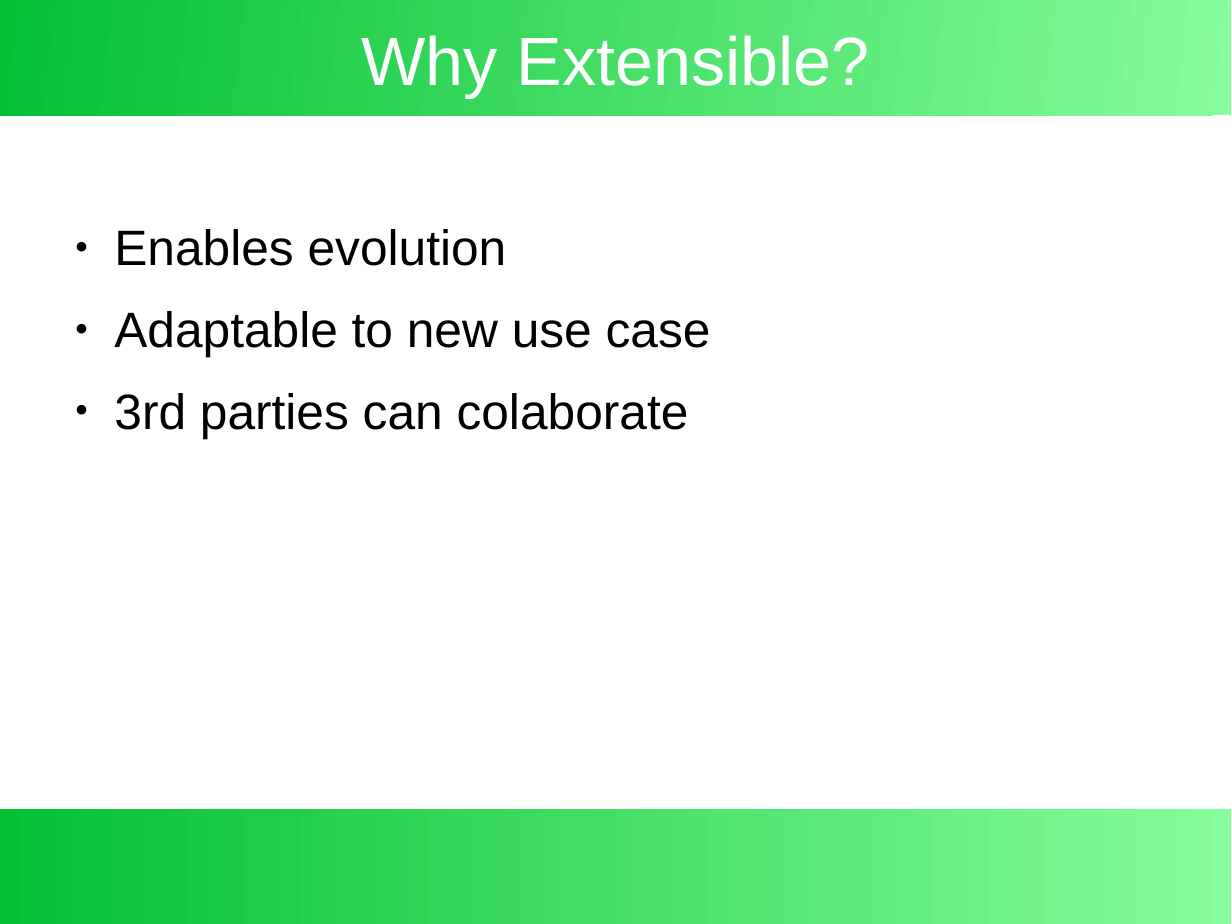
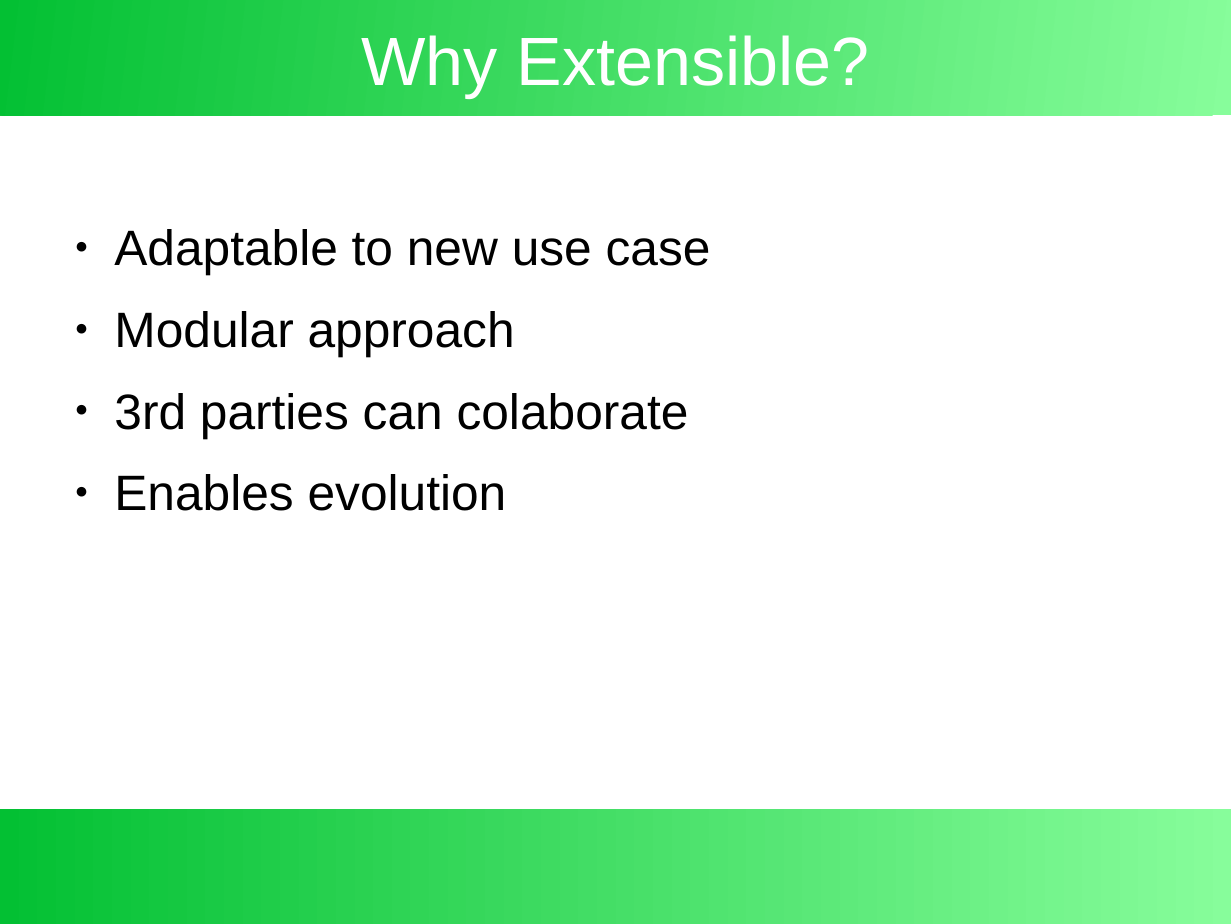
Before and after one commit to exbin/exbin-doc, a slide deck: slide 4 of presentation/exbin-overview.odp (slide 5 before the commit). Drawn at 1232x924 pixels with LibreOffice and Linux fonts; fonts in the diff are those of the drawing. Boxes give left, top, right and bottom in pixels: in the first picture for what was removed or moved away, otherwise in the second. Text is boxed around its words. In the diff, an @@ line names an element or a change of style, - is before the commit and + after.

```diff
--- a/presentation/exbin-overview.odp
+++ b/presentation/exbin-overview.odp
@@ text at bbox=[114, 229, 711, 438]: paragraphs added @@
+● Adaptable to new use case
+● Modular approach
+● 3rd parties can colaborate
@@ text at bbox=[114, 311, 711, 438]: paragraphs removed @@
-● Adaptable to new use case
-● 3rd parties can colaborate
```
Also in this commit, not shown: 2 other slides changed, 1 slide removed, 1 other file.
